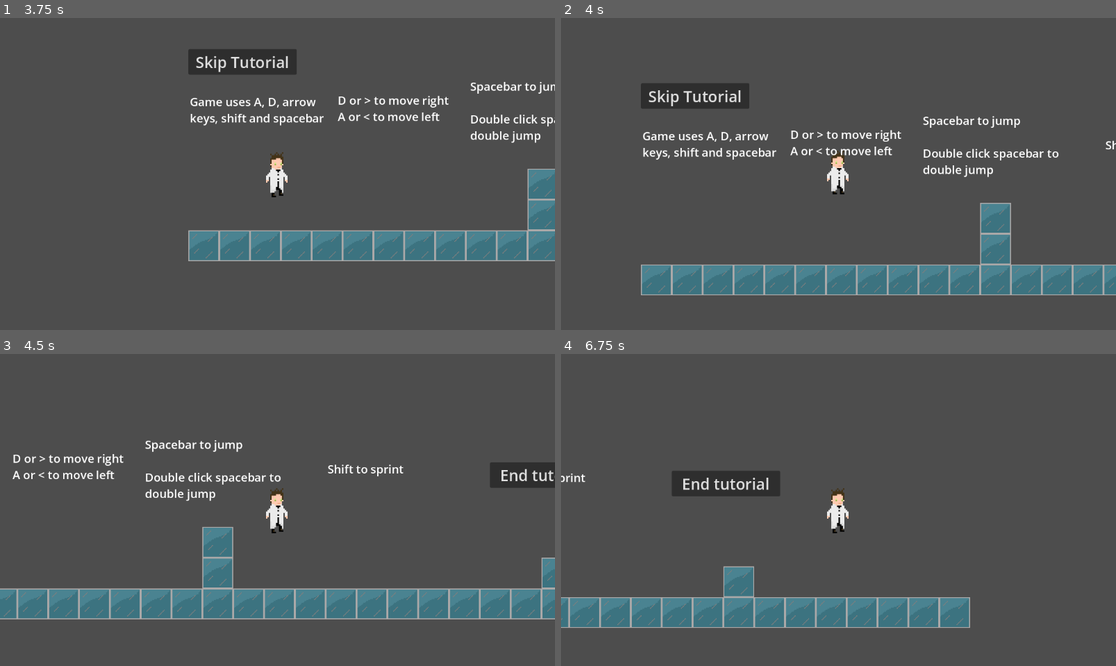
Above: before the commit, frames 1-4 (two rows, left to right).
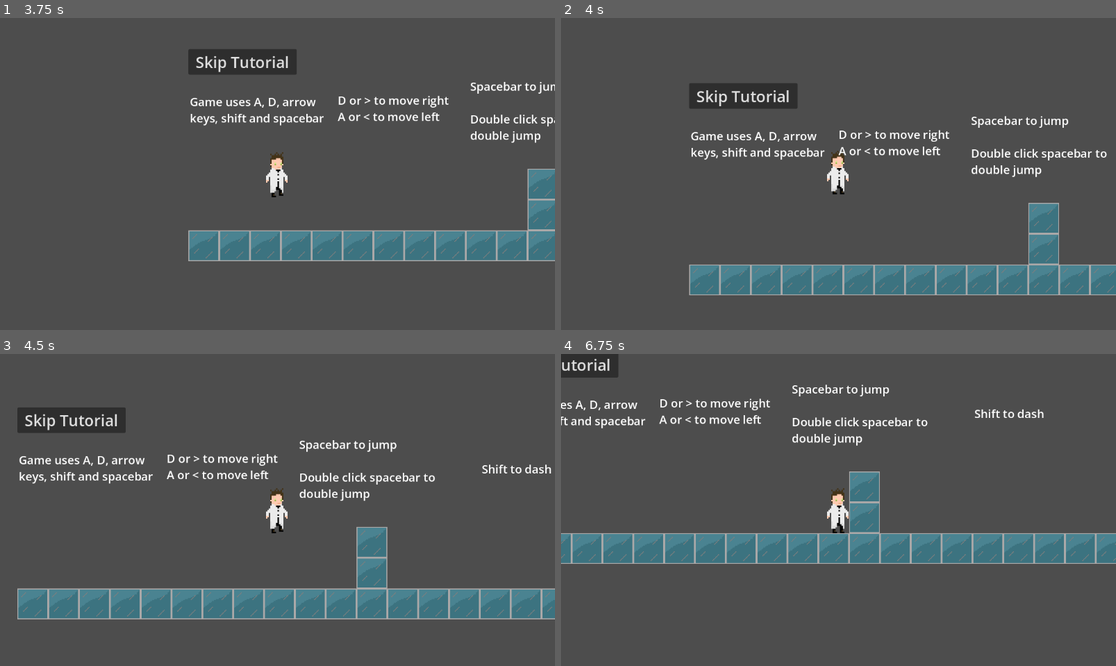
Above: after the commit, the same moments.

Repository: jackrichards-hub/ASSESSMENT
Game: Godot game, scene res://Scenes/menu.tscn
Same seed, same stepped clock (60 frames per second), same inputs: the game is played once before the commit and once after it. The engine's default icon, where the game draws it, is replaced by a stand-in: a white triangle on a blue panel in a dark square.
Inputs:
- Up to frame 1 (3.75 s): click "Start Game" at 0.5 s; click "Skip Tutorial" at 1.25 s; click "Back to menu" at 2 s; click "Start Game" at 2.75 s; tap Space at 3.5 s; hold Right (ui_right) from 3.53 s (still down); tap Shift (Sprint) at 3.6 s
- Up to frame 2 (4 s): keep holding Right (ui_right); tap Enter (ui_accept) at 3.77 s
- Up to frame 3 (4.5 s): keep holding Right (ui_right); tap Space at 4.25 s; tap Shift (Sprint) at 4.35 s
- Up to frame 4 (6.75 s): tap Enter (ui_accept) at 4.52, 6.02 s; tap Space at 5, 5.75, 6.5 s; release Right (ui_right) at 5.03 s; hold Left (ui_left) 5.03-5.78 s; tap Shift (Sprint) at 5.1, 5.85, 6.6 s; hold Right (ui_right) from 5.78 s (still down)

Frame 1 is identical in both runs. In frame 2, 8.6% of the frame differs, in the area x 14-100%, y 20-89%; in frame 3, 7.9%; in frame 4, 23%, in the area x 0-100%, y 0-88%.

Commit message:
Changed to dash

Diff:
--- a/assessment-for-year-12/Scenes/tutorial.tscn
+++ b/assessment-for-year-12/Scenes/tutorial.tscn
@@ -141,7 +141,7 @@
 offset_bottom = 197.0
 theme_override_font_sizes/normal_font_size = 24
 theme_override_font_sizes/bold_font_size = 16
-text = "Shift to sprint"
+text = "Shift to dash"
 
 [node name="RichTextLabel3" type="RichTextLabel" parent="." unique_id=1899377613]
 offset_left = 310.0
--- a/assessment-for-year-12/Sprites/player.tscn
+++ b/assessment-for-year-12/Sprites/player.tscn
@@ -231,6 +231,7 @@
 frame_progress = 0.93232596
 
 [node name="sprint_timer" type="Timer" parent="." unique_id=53952120]
+wait_time = 0.2
 one_shot = true
 
 [node name="sprint_again_timer" type="Timer" parent="." unique_id=1990296702]
